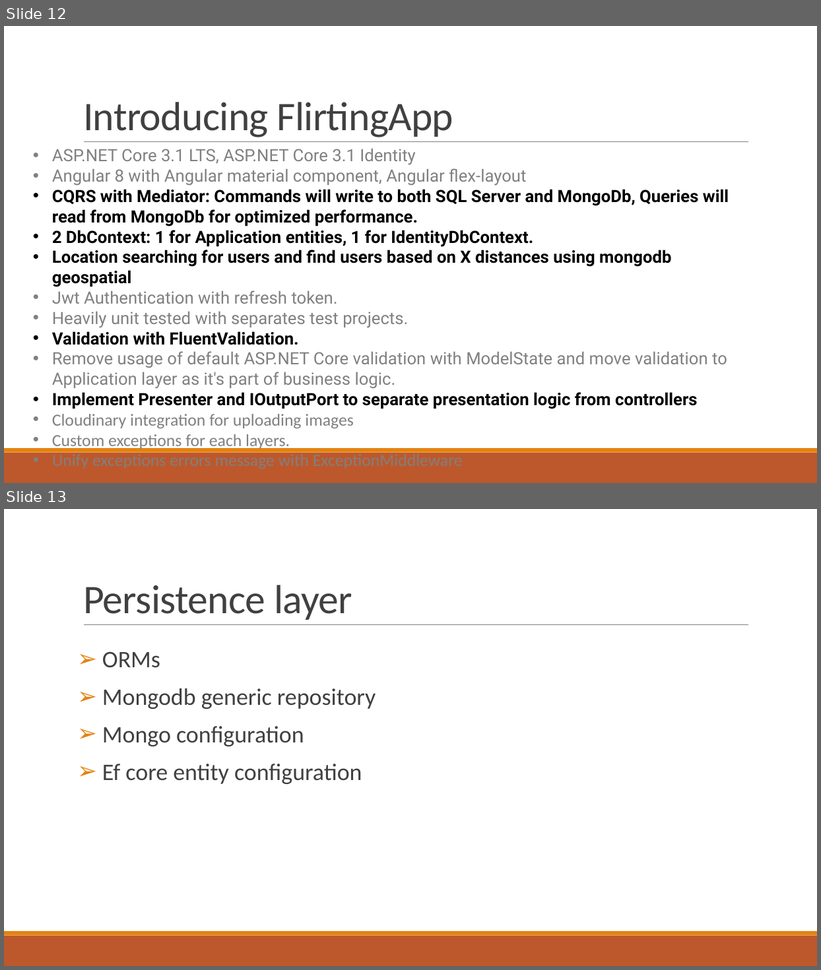
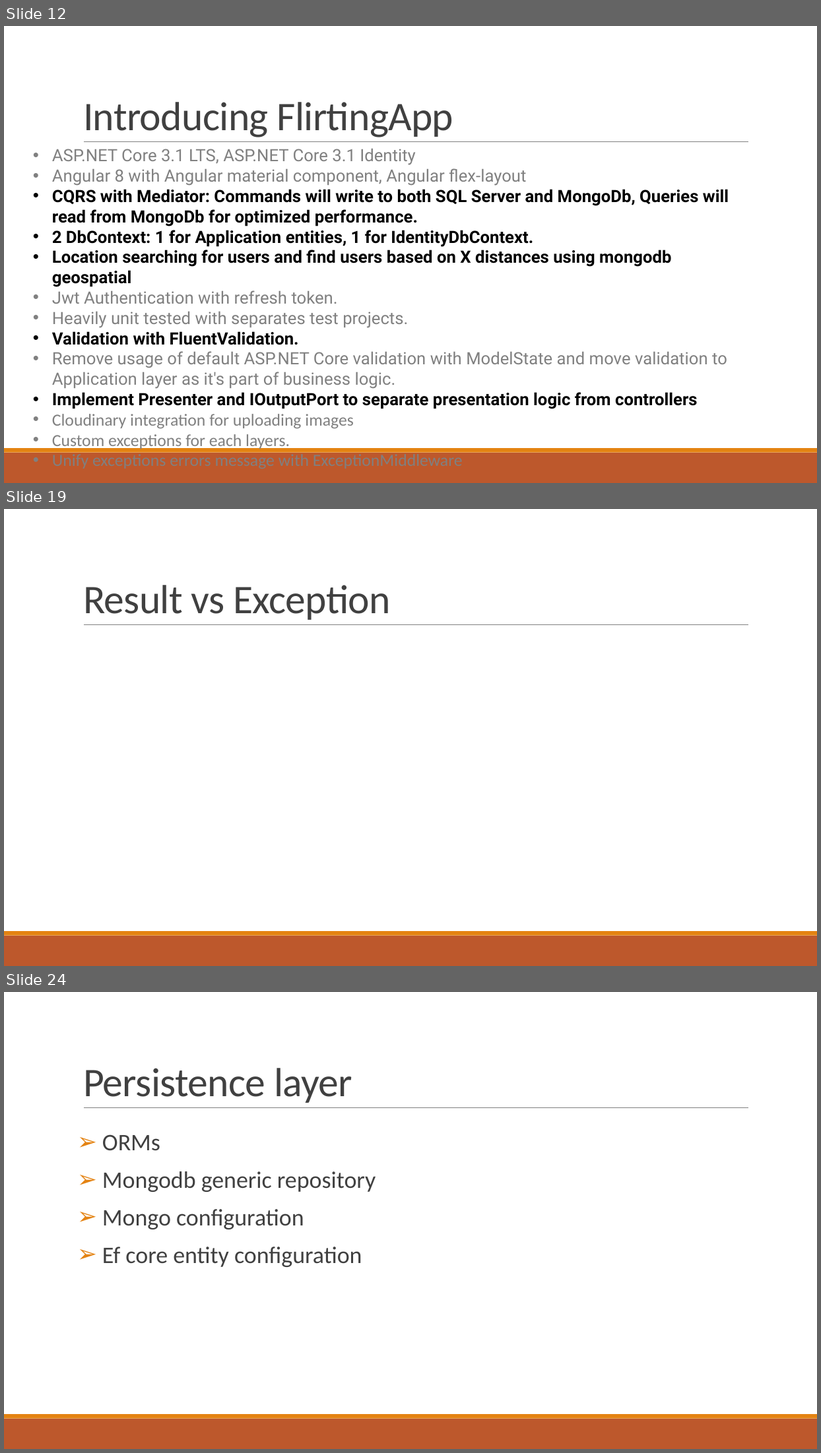
Before and after one commit to nguyentanphu/FlirtingApp, a slide deck: Introduction_to_clean_architecture.pptx. Shown one above the other, each under a label of ours: slides 12 and 13 before the commit, slides 12, 19 and 24 after it; the slides between them are not shown. The pictures are 821x970 and 821x1453 pixels, drawn with LibreOffice and Linux fonts; fonts in the diff are those of the drawing. Boxes give left, top, right and bottom in pixels: in the first picture for what was removed or moved away, otherwise in the second. Text is boxed around its words. In the diff, an @@ line names an element or a change of style, - is before the commit and + after.

```diff
--- a/Introduction_to_clean_architecture.pptx
+++ b/Introduction_to_clean_architecture.pptx
@@ slide 19 added at [4, 509, 817, 966], background #FFFFFF; not listed: 3 template elements that a slide beside it also shows @@
@@ title added at [83, 585, 390, 620], 48 pt, text #404040 @@
+Result vs Exception
@@ what was slide 13 is now slide 24 @@
```
Also in this commit, not shown: 3 slides changed, 10 other slides added, 4 other files.
